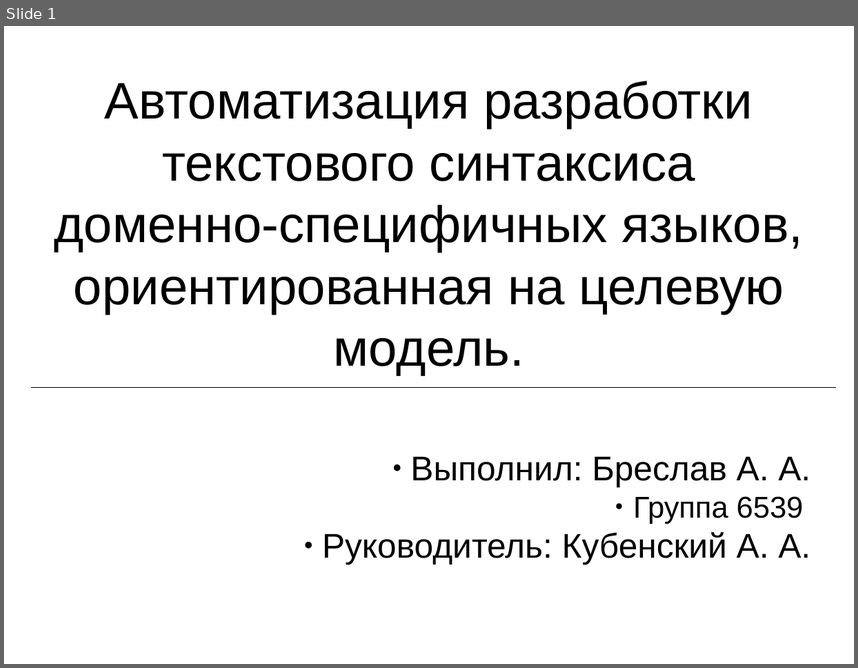
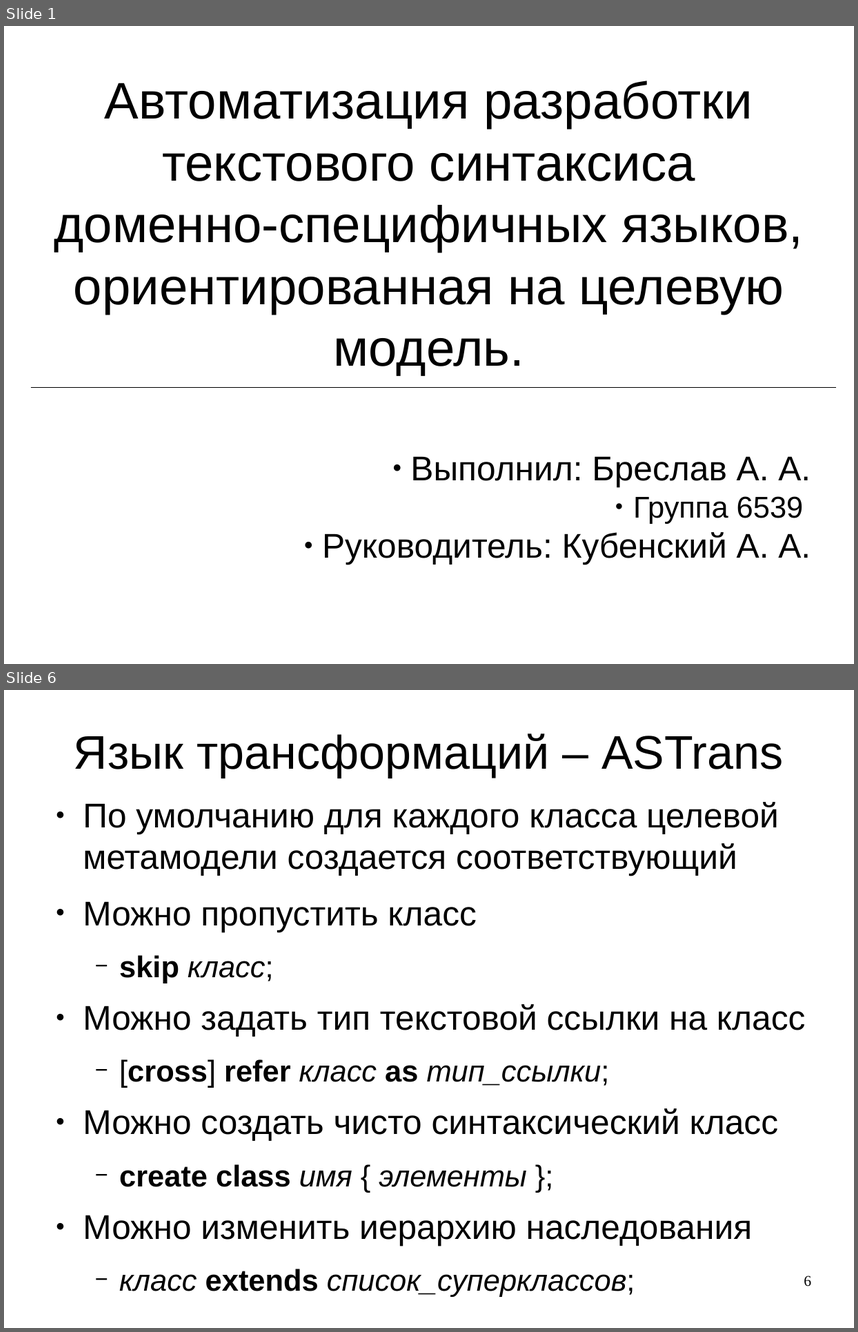
Before and after one commit to abreslav-from-google-code/abreslav, a slide deck: astrans/thesis.rus/Презентация.odp. Shown one above the other, each under a label of ours: slide 1 before the commit, slides 1 and 6 after it; the slides between them are not shown. The pictures are 858x668 and 858x1332 pixels, drawn with LibreOffice and Linux fonts; fonts in the diff are those of the drawing. Boxes give left, top, right and bottom in pixels: in the first picture for what was removed or moved away, otherwise in the second. Text is boxed around its words. In the diff, an @@ line names an element or a change of style, - is before the commit and + after.

```diff
--- a/astrans/thesis.rus/Презентация.odp
+++ b/astrans/thesis.rus/Презентация.odp
@@ slide 6 added at (4, 690, 854, 1328), background #FFFFFF @@
@@ title added at (74, 733, 783, 778), 44 pt, text #000000 @@
+Язык трансформаций – ASTrans
@@ text added at (83, 802, 806, 1297), 32 pt, text #000000 @@
+● По умолчанию для каждого класса целевой метамодели создается соответствующий
+● Можно пропустить класс
+  − skip класс;
+● Можно задать тип текстовой ссылки на класс
+  − [cross] refer класс as тип_ссылки;
+● Можно создать чисто синтаксический класс
+  − create class имя { элементы };
+● Можно изменить иерархию наследования
+  − класс extends список_суперклассов;
@@ page number added at (804, 1275, 811, 1286), 14 pt, text #000000 @@
+6
```
Also in this commit, not shown: 7 slides changed, 9 other slides added, 3 slides removed.
